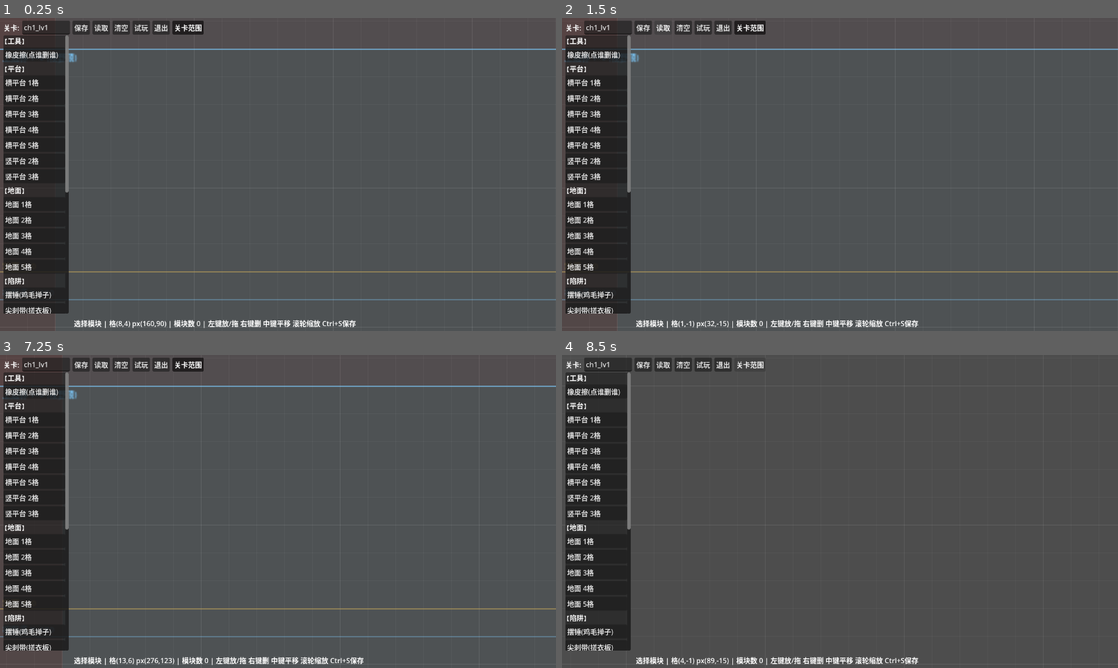
Above: before the commit, frames 1-4 (two rows, left to right).
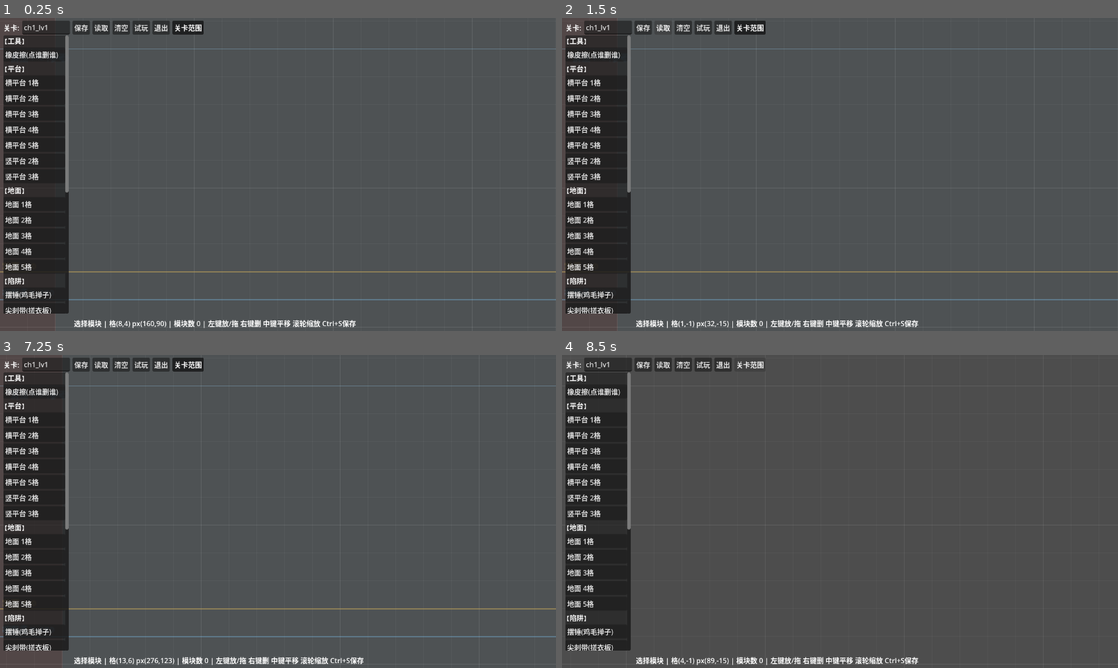
Above: after the commit, the same moments.

Repository: qing99half/momat20
Game: Godot game, scene res://src/editor/MapEditor.tscn
Same seed, same stepped clock (60 frames per second), same inputs: the game is played once before the commit and once after it. This scene is started directly instead of the project's main scene. Sound files missing from this copy of the repository are replaced by a short silence.
Inputs (mouse positions are in pixels of both pictures, inside the frame that each line leads up to):
- Up to frame 1 (0.25 s): no input
- Up to frame 2 (1.5 s): click "保存" at 0.5 s; click "读取" at 1.25 s
- Up to frame 3 (7.25 s): click "清空" at 2 s; click "试玩" at 2.75 s; tap Enter (ui_accept) at 3.5, 3.77, 5, 6.5, 6.77 s; move the mouse to (400, 495) at 3.52 s; hold Right (ui_right) 3.53-4.25 s; tap Delete at 3.6 s; click (400, 495) at 3.67 s; drag from (166, 527) to (250, 574) at 4.27 s; move the mouse to (333, 442) at 5.02 s; hold Right (ui_right) 5.03-5.75 s; tap Space at 5.1 s; drag from (250, 574) to (111, 464) at 5.77 s; move the mouse to (444, 558) at 6.52 s; hold Left (ui_left) from 6.53 s (still down); tap Q at 6.6 s; tap Escape at 7.15 s
- Up to frame 4 (8.5 s): release Left (ui_left) at 7.25 s; drag from (673, 464) to (756, 433) at 7.27 s; click "关卡范围" at 8 s

The runs differ from the first frame. In frame 1, 0.4% of the frame differs, in the area x 0-100%, y 9-15%; in frame 2, 0.4%; in frame 3, 0.4%; in frame 4, nothing differs.

Commit message:
关卡顶扩展至Y=-200(地面上方18格≈5.1跳,对齐旧体系纵向预算):相机Limit Top=-200垂直跟随,编辑器画关卡顶线+一屏顶参考线,文档同步

Diff:
--- a/src/editor/LevelSpecs.gd
+++ b/src/editor/LevelSpecs.gd
@@ -1,11 +1,13 @@
 class_name LevelSpecs
 extends RefCounted
 # 关卡范围规格(照抄策划案任务8.3 + 附录C,不许自改):
-#   每关约130格(2600px,相机Limit Right=2600),四段式,地面行Y=8(y=160px,Y=0为地面,视野9格高)。
+#   每关约130格(2600px,相机Limit Right随布局末端+半屏微调),四段式,地面行Y=8(y=160px,Y=0为地面,视野9格高)。
+#   关卡顶Y=-200(地面上方18格=360px≈5.1跳头部空间,对齐旧8px体系纵向预算;相机垂直跟随,Limit Top=-200)。
 # 各关差异仅在核心段/考试段分界:关1=80,关2/3=85,关4=70。
 
 const LENGTH_CELLS := 130
 const GROUND_Y_PX := 160.0
+const CEILING_Y_PX := -200.0  # 关卡顶:地面上方18格
 const DESK_CELL := 125  # 日记桌推荐位 X=125
 
 
@@ -18,6 +20,7 @@
 	return {
 		"length_cells": LENGTH_CELLS,
 		"ground_y": GROUND_Y_PX,
+		"ceiling_y": CEILING_Y_PX,
 		"desk_cell": DESK_CELL,
 		"sections": [
 			{"name": "教学段", "from": 0, "to": 40},
--- a/src/editor/MapEditor.gd
+++ b/src/editor/MapEditor.gd
@@ -418,17 +418,21 @@
 		var sections: Array = spec.sections
 		var length_px: float = spec.length_cells * 20.0
 		var ground_y: float = spec.ground_y
-
-		# 越界暗区:关卡范围之外(X<0 或 X>130格 或 Y<0画面上边界之上)罩暗红,提示不要摆东西
+		var ceiling_y: float = spec.ceiling_y
+
+		# 越界暗区:关卡范围之外(X<0 或 X>130格 或 Y<关卡顶)罩暗红,提示不要摆东西
 		draw_rect(Rect2(tl.x, tl.y, minf(0.0, br.x) - tl.x, view.y), Color(0.5, 0.1, 0.1, 0.10), true)
 		if br.x > length_px:
 			draw_rect(Rect2(length_px, tl.y, br.x - length_px, view.y), Color(0.5, 0.1, 0.1, 0.10), true)
-		if tl.y < 0.0:
-			draw_rect(Rect2(tl.x, tl.y, view.x, -tl.y), Color(0.5, 0.1, 0.1, 0.10), true)
-
-		# 画面上边界:Y=0(游戏层320×180的顶,相机limit_top=0)
-		draw_line(Vector2(tl.x, 0.0), Vector2(br.x, 0.0), Color(0.5, 0.8, 1.0, 0.8), thick)
-		draw_string(font, Vector2(tl.x + 2.0, 0.0 + fs + 2.0), "上边界 Y=0 (视野顶)", HORIZONTAL_ALIGNMENT_LEFT, -1, fs, Color(0.5, 0.8, 1.0))
+		if tl.y < ceiling_y:
+			draw_rect(Rect2(tl.x, tl.y, view.x, ceiling_y - tl.y), Color(0.5, 0.1, 0.1, 0.10), true)
+
+		# 关卡顶:Y=-200(地面上方18格≈5.1跳头部空间,对齐旧体系纵向预算;相机Limit Top=-200)
+		draw_line(Vector2(tl.x, ceiling_y), Vector2(br.x, ceiling_y), Color(0.5, 0.8, 1.0, 0.9), thick)
+		draw_string(font, Vector2(tl.x + 2.0, ceiling_y + fs + 2.0), "关卡顶 Y=-200 (头上18格)", HORIZONTAL_ALIGNMENT_LEFT, -1, fs, Color(0.5, 0.8, 1.0))
+		# 一屏顶参考:Y=0(初始视野顶;关卡可向上延伸至关卡顶,相机垂直跟随)
+		draw_line(Vector2(tl.x, 0.0), Vector2(br.x, 0.0), Color(0.5, 0.8, 1.0, 0.3), thin)
+		draw_string(font, Vector2(tl.x + 2.0, 0.0 + fs + 2.0), "一屏顶 Y=0 (参考)", HORIZONTAL_ALIGNMENT_LEFT, -1, fs, Color(0.5, 0.8, 1.0, 0.5))
 		# 视野底:Y=180(游戏层底,相机limit_bottom=180)
 		draw_line(Vector2(tl.x, 180.0), Vector2(br.x, 180.0), Color(0.5, 0.8, 1.0, 0.4), thick)
 		draw_string(font, Vector2(tl.x + 2.0, 180.0 - 3.0), "视野底 Y=180", HORIZONTAL_ALIGNMENT_LEFT, -1, fs, Color(0.5, 0.8, 1.0, 0.6))
--- a/src/player/Player.tscn
+++ b/src/player/Player.tscn
@@ -23,5 +23,5 @@
 position_smoothing_speed = 10.0
 limit_left = 0
 limit_right = 2600
-limit_top = 0
+limit_top = -200
 limit_bottom = 180
--- a/tools/test_level_loader.gd
+++ b/tools/test_level_loader.gd
@@ -46,6 +46,8 @@
 		var cam := player.get_node("Camera2D") as Camera2D if player else null
 		if cam and cam.limit_right < 1250:
 			failures.append("相机右边界未扩展: %d" % cam.limit_right)
+		if cam and cam.limit_top != -200:
+			failures.append("相机上边界应为关卡顶-200,实得: %d" % cam.limit_top)
 
 	if failures.is_empty():
 		print("[装载器] PASS")
Not shown, changed: 策划案-程序.md
Not shown, changed: 素材体系重设计.md
